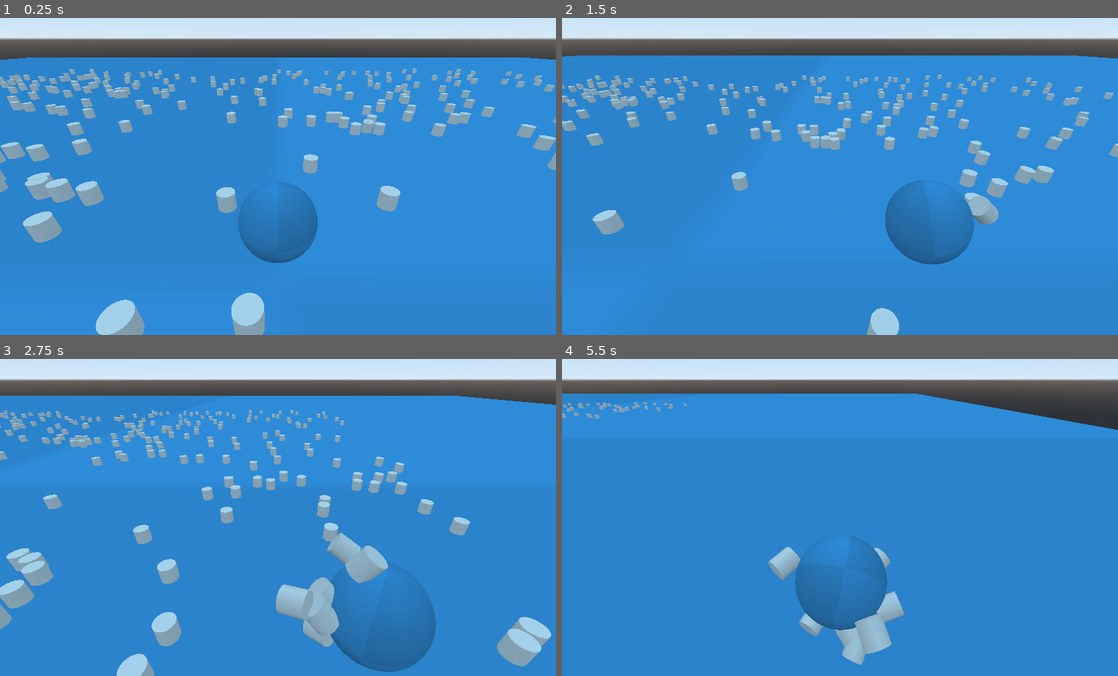
Above: before the commit, frames 1-4 (two rows, left to right).
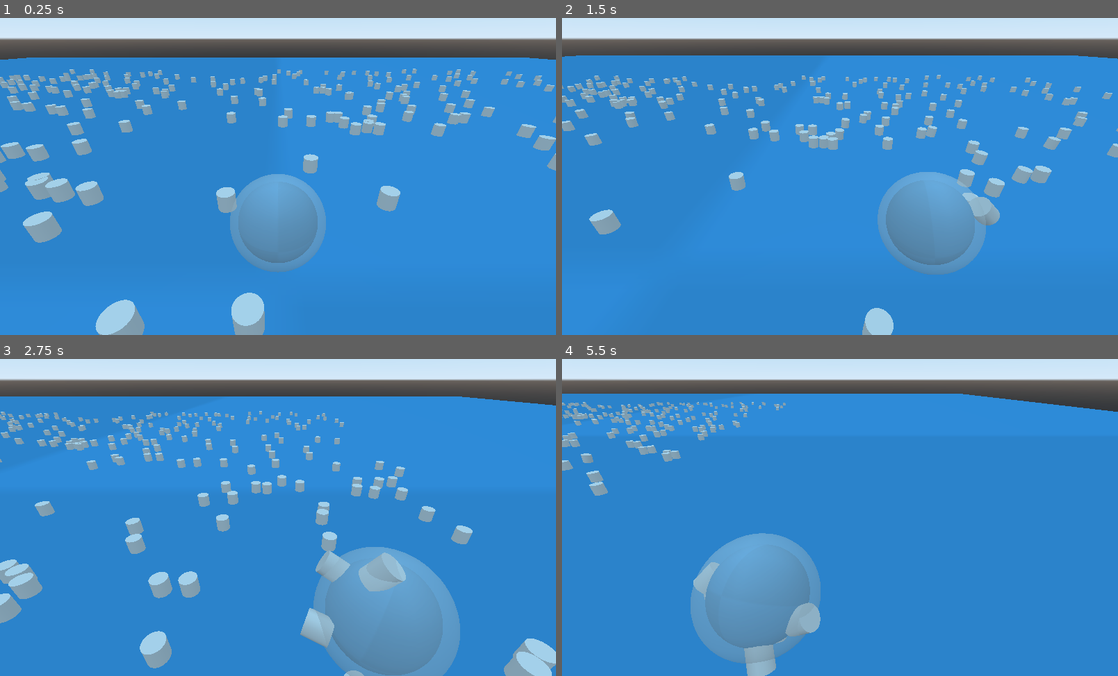
Above: after the commit, the same moments.

Repository: seasick/wgj-snowball
Game: Godot game, scene res://Playground.tscn
Two runs of this game, one before a commit and one after it. Both use one fixed random seed, a clock stepped at 60 frames per second and the inputs below.
Inputs:
- Up to frame 1 (0.25 s): no input
- Up to frame 2 (1.5 s): hold D (right) 0.53-1.28 s; hold S (back) from 1.28 s (still down)
- Up to frame 3 (2.75 s): release S (back) at 2.03 s; hold D (right) from 2.03 s (still down)
- Up to frame 4 (5.5 s): release D (right) at 2.78 s; hold W (forward) 2.78-3.53 s; hold A (left) 3.53-5.03 s; hold S (back) from 5.03 s (still down)

The runs differ from the first frame. In frame 1, 4.2% of the frame differs, in the area x 41-59%, y 49-81%; in frame 2, 6.9%; in frame 3, 19%, in the area x 0-100%, y 11-100%; in frame 4, 14%.

Commit message:
fix: decrease size of pickable detector

Diff:
--- a/Ball.gd
+++ b/Ball.gd
@@ -43,5 +43,5 @@
 
 func _on_EventBus_sticked(_value):
 	# Increase the scale of the "PickableDecider"
-	$PickableDecider.get_child(0).scale *= 1.025
-	$PickableDecider.get_child(1).scale *= 1.025 # and its debbugging view
+	$PickableDecider.get_child(0).scale *= 1.005
+	$PickableDecider.get_child(1).scale *= 1.005 # and its debbugging view
--- a/Ball.tscn
+++ b/Ball.tscn
@@ -53,11 +53,10 @@
 script = ExtResource( 3 )
 
 [node name="CollisionShape" type="CollisionShape" parent="PickableDecider"]
-transform = Transform( 2, 0, 0, 0, 2, 0, 0, 0, 2, 0, 0, 0 )
+transform = Transform( 1.2, 0, 0, 0, 1.2, 0, 0, 0, 1.2, 0, 0, 0 )
 shape = SubResource( 5 )
 
 [node name="MeshInstanceForDebugging" type="MeshInstance" parent="PickableDecider"]
-transform = Transform( 2, 0, 0, 0, 2, 0, 0, 0, 2, 0, 0, 0 )
-visible = false
+transform = Transform( 1.2, 0, 0, 0, 1.2, 0, 0, 0, 1.2, 0, 0, 0 )
 mesh = SubResource( 6 )
 material/0 = SubResource( 7 )
